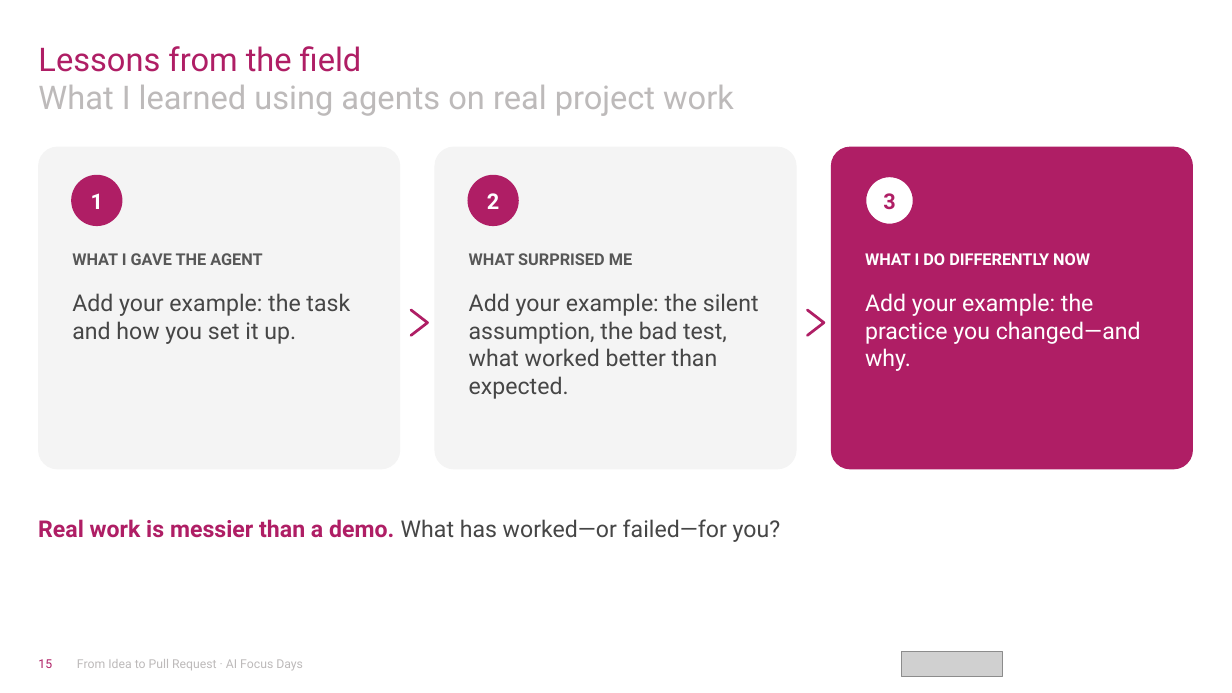
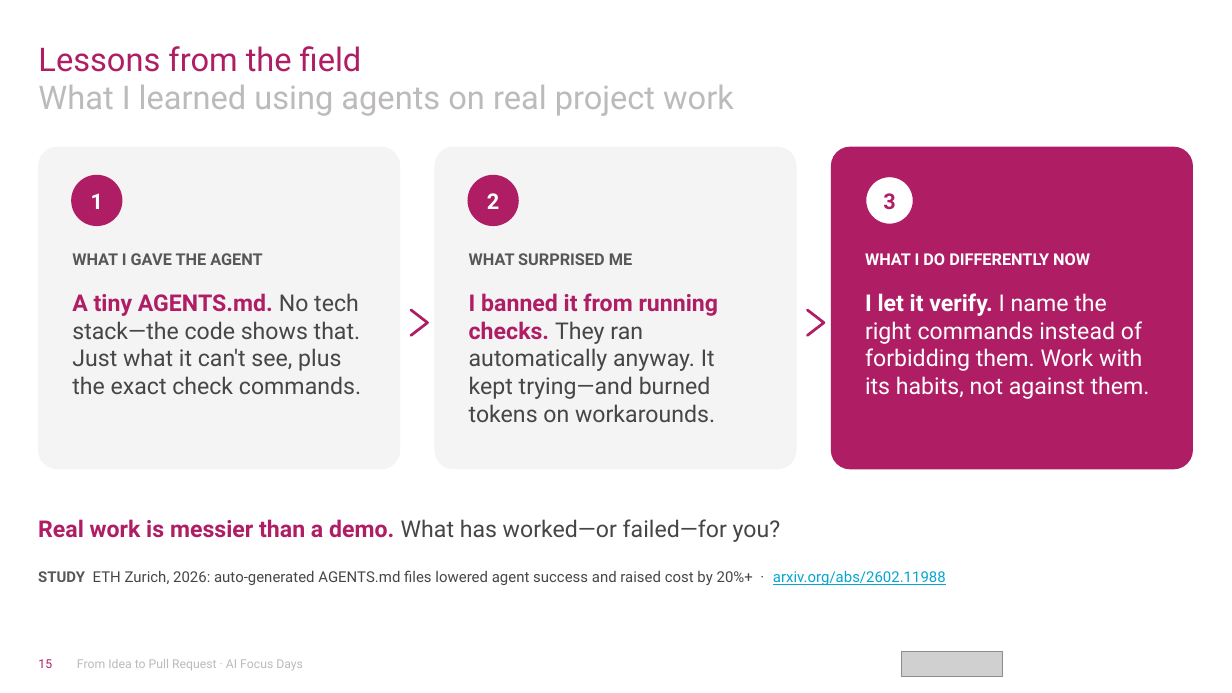
Before and after one commit to jasperfue/travel-ready, a slide deck: slide 15 of workshop/From Idea to Pull Request.pptx. Drawn at 1232x693 pixels with LibreOffice and Linux fonts; fonts in the diff are those of the drawing; grey boxes stand for pictures; background and template pictures are left out. Boxes give left, top, right and bottom in pixels: in the first picture for what was removed or moved away, otherwise in the second. Text is boxed around its words. In the diff, an @@ line names an element or a change of style, - is before the commit and + after.

Commit message:
Update presentation

```diff
--- a/workshop/From Idea to Pull Request.pptx
+++ b/workshop/From Idea to Pull Request.pptx
@@ text at (x1=72, y1=293, x2=361, y2=394): text changed @@
-Add your example: the task and how you set it up.
+A tiny AGENTS.md. No tech stack—the code shows that. Just what it can't see, plus the exact check commands.
@@ text at (x1=469, y1=293, x2=719, y2=422): text changed @@
-Add your example: the silent assumption, the bad test, what worked better than expected.
+I banned it from running checks. They ran automatically anyway. It kept trying—and burned tokens on workarounds.
@@ text at (x1=865, y1=293, x2=1150, y2=399): text changed @@
-Add your example: the practice you changed—and why.
+I let it verify. I name the right commands instead of forbidding them. Work with its habits, not against them.
@@ text added at (x1=38, y1=570, x2=946, y2=585), 11 pt, text #464646 @@
+STUDY ETH Zurich, 2026: auto-generated AGENTS.md files lowered agent success and raised cost by 20%+ · arxiv.org/abs/2602.11988
```
Also in this commit, not shown: 3 other slides changed.
